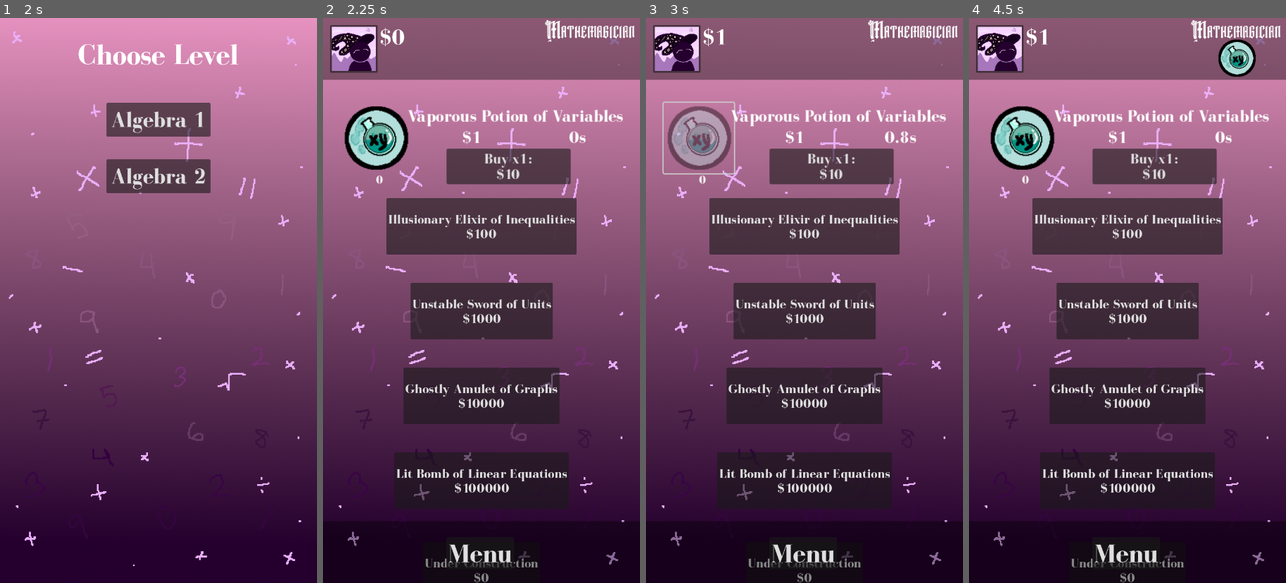
Above: before the commit, frames 1-4 (left to right).
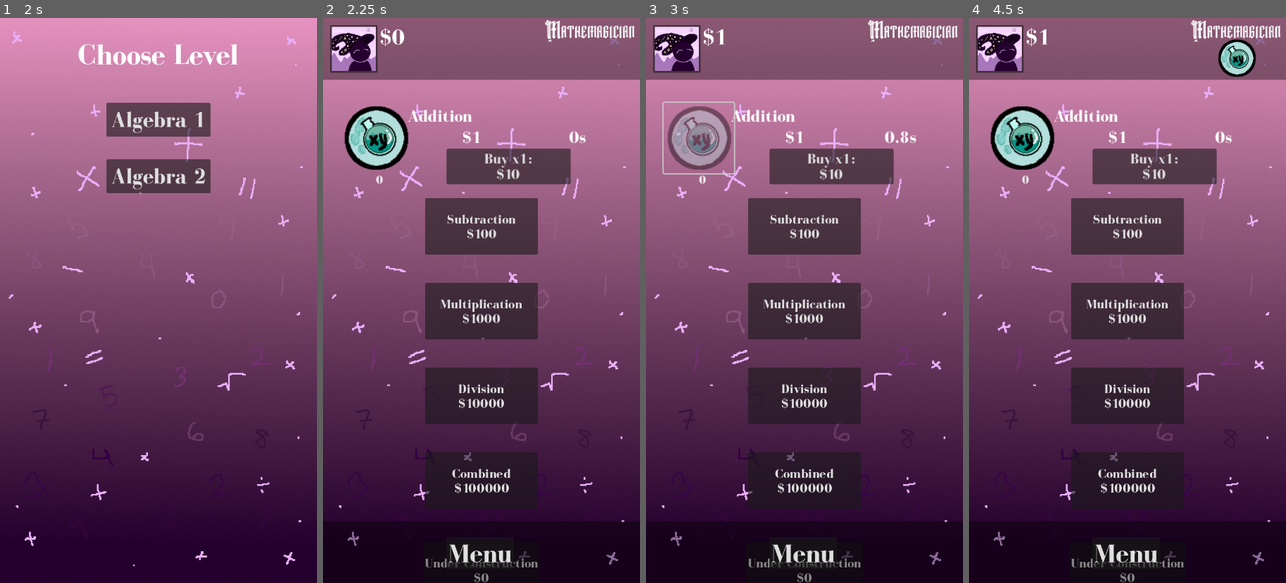
Above: after the commit, the same moments.

Repository: acdamstedt/1LProject_acdamstedt
Game: Godot game, scene res://main.tscn
The game is run twice, just before and just after one commit, with the same random seed, the same clock (stepped at 60 frames per second) and the same inputs.
Inputs (mouse positions are in pixels of both pictures, inside the frame that each line leads up to):
- Up to frame 1 (2 s): click "Start" at 0.5 s; click "Save Game 1" at 1.25 s
- Up to frame 2 (2.25 s): click "Algebra 1" at 2 s
- Up to frame 3 (3 s): click "Vaporous Potion of Variables" (after the commit: "Addition") at 2.75 s
- Up to frame 4 (4.5 s): click (1000, 46) at 3.5 s; click "X" at 4.25 s

Frame 1 is identical in both runs. In frame 2, 6.9% of the frame differs, in the area x 20-95%, y 16-86%; in frame 3, 6.9%; in frame 4, 6.9%.

Commit message:
Added math game features, added note files, new exports, etc

Diff:
--- a/Mathemagicians/algebra_1.gd
+++ b/Mathemagicians/algebra_1.gd
@@ -1,4 +1,7 @@
 # Algebra1
+
+# FIX numUpgrades
+# DO combined
 
 extends Node
 
@@ -8,8 +11,12 @@
 var pageNum = 1
 var correctAnswer
 
-var questionFile
-var answerFile
+#var questionFile
+#var answerFile
+
+var question
+var answer
+var answerFormat
 
 
 var currentClicker = []
@@ -19,22 +26,22 @@
 
 func _ready():
 	# Set up clickers
-	$Clicker1/ClickerTitle.text = "Vaporous Potion of Variables"
+	$Clicker1/ClickerTitle.text = "Addition" # "Vaporous Potion of Variables"
 	_clicker_setup($Clicker1, 1.4, 1, 10, 1.1, 1)
-	$Clicker2/ClickerTitle.text = "Illusionary Elixir of Inequalities"
+	$Clicker2/ClickerTitle.text = "Subtraction" # "Illusionary Elixir of Inequalities"
 	_clicker_setup($Clicker2, 1.5, 10, 50, 1.2, 2)
-	$Clicker3/ClickerTitle.text = "Unstable Sword of Units"
+	$Clicker3/ClickerTitle.text = "Multiplication" # "Unstable Sword of Units"
 	_clicker_setup($Clicker3, 1.6, 100, 500, 1.3, 3)
-	$Clicker4/ClickerTitle.text = "Ghostly Amulet of Graphs"
+	$Clicker4/ClickerTitle.text = "Division" # "Ghostly Amulet of Graphs"
 	_clicker_setup($Clicker4, 1.7, 1000, 5000, 1.4, 4)
-	$Clicker5/ClickerTitle.text = "Lit Bomb of Linear Equations"
+	$Clicker5/ClickerTitle.text = "Combined" # "Lit Bomb of Linear Equations"
 	_clicker_setup($Clicker5, 1.8, 10000, 10000, 1.4, 10)
 
 	# Set up new clickers
-	_newclicker_setup($NewClicker2, "Illusionary Elixir of Inequalities", 100)
-	_newclicker_setup($NewClicker3, "Unstable Sword of Units", 1000)
-	_newclicker_setup($NewClicker4, "Ghostly Amulet of Graphs", 10000)
-	_newclicker_setup($NewClicker5, "Lit Bomb of Linear Equations", 100000)
+	_newclicker_setup($NewClicker2, "Subtraction", 100)
+	_newclicker_setup($NewClicker3, "Multiplication", 1000)
+	_newclicker_setup($NewClicker4, "Division", 10000)
+	_newclicker_setup($NewClicker5, "Combined", 100000)
 
 
 func _process(delta): # While the scene (Algebra 1) is running
@@ -54,32 +61,51 @@
 	if !currentClicker.is_empty():
 		$HUD/SpecialClicker.icon = load(currentIcon.front())
 
-func _upgradeQuestion(clickerQuestions, clickerAnswers):
+func _upgradeQuestion(clickerQuestions, clickerAnswers, case):
 	if ($HUD.totalMoney - $Clicker1.upgradePrice) >= 0:
 		$UpgradeBackground.show()
 		$Question.show()
 		$Answer.show()
+		$AnswerFormat.show()
 		$ExitButton.show()
 
-		questionFile = FileAccess.open("res://QuestionBank/Algebra1/" + clickerQuestions + ".txt", FileAccess.READ)
-		answerFile = FileAccess.open("res://QuestionBank/Algebra1/" + clickerAnswers + ".txt", FileAccess.READ)
-
-		var questions = []
-		var answers = []
-
-		while not questionFile.eof_reached():
-			questions.append(questionFile.get_line())
-
-		while not answerFile.eof_reached():
-			answers.append(answerFile.get_line())
-
-		questionFile.close()
-		answerFile.close()
-
-		var index = randi() % (questions.size() - 1)
-
-		$Question.text = questions[index]
-		correctAnswer = answers[index]
+		match(case):
+			0: # Addition
+				_addition_question()
+			1: # Subtraction
+				_subtraction_question()
+			2: # Multiplication
+				_multiplication_question()
+			3: # Division
+				_division_question()
+			4: # Combined
+				_combined_question()
+			_:
+				print("Error in _upgradeQuestion")
+
+		$Question.text = question
+		correctAnswer = answer
+		$AnswerFormat.text = answerFormat
+
+#		questionFile = FileAccess.open("res://QuestionBank/Algebra1/" + clickerQuestions + ".txt", FileAccess.READ)
+#		answerFile = FileAccess.open("res://QuestionBank/Algebra1/" + clickerAnswers + ".txt", FileAccess.READ)
+
+#		var questions = []
+#		var answers = []
+
+#		while not questionFile.eof_reached():
+#			questions.append(questionFile.get_line())
+#
+#		while not answerFile.eof_reached():
+#			answers.append(answerFile.get_line())
+#
+#		questionFile.close()
+#		answerFile.close()
+
+#		var index = randi() % (questions.size() - 1)
+
+#		$Question.text = questions[index]
+#		correctAnswer = answers[index]
 	else:
 		$UpgradeBackground.show()
 		$ExitButton.show()
@@ -93,6 +119,7 @@
 	$Answer.hide()
 	$ExitButton.hide()
 	$Correct.hide()
+	$AnswerFormat.hide()
 	$Answer.text = ""
 
 func _on_answer_text_submitted(new_text):
@@ -101,10 +128,11 @@
 			$Clicker1.numUpgrades += 1
 			$HUD.totalMoney -= $Clicker1.upgradePrice
 			$Correct.show()
+			$Answer.hide()
 
 # Clicker 1
 func _on_clicker_1_on_upgrade_pressed():
-	_upgradeQuestion("Clicker1Questions", "Clicker1Answers")
+	_upgradeQuestion("Clicker1Questions", "Clicker1Answers", 0)
 
 func _on_clicker_1_pressed():
 	_clicker_function($Clicker1, $Clicker1/ClickerTimer)
@@ -115,7 +143,7 @@
 	_newclicker_function($NewClicker2, $Clicker2)
 
 func _on_clicker_2_on_upgrade_pressed():
-	_upgradeQuestion("Clicker2Questions", "Clicker2Answers")
+	_upgradeQuestion("Clicker2Questions", "Clicker2Answers", 1)
 
 func _on_clicker_2_pressed():
 	_clicker_function($Clicker2, $Clicker2/ClickerTimer)
@@ -126,7 +154,7 @@
 	_newclicker_function($NewClicker3, $Clicker3)
 
 func _on_clicker_3_on_upgrade_pressed():
-	_upgradeQuestion("Clicker3Questions", "Clicker3Answers")
+	_upgradeQuestion("Clicker3Questions", "Clicker3Answers", 2)
 
 func _on_clicker_3_pressed():
 	_clicker_function($Clicker3, $Clicker3/ClickerTimer)
@@ -137,7 +165,7 @@
 	_newclicker_function($NewClicker4, $Clicker4)
 
 func _on_clicker_4_on_upgrade_pressed():
-	_upgradeQuestion("Clicker4Questions", "Clicker4Answers")
+	_upgradeQuestion("Clicker4Questions", "Clicker4Answers", 3)
 
 func _on_clicker_4_pressed():
 	_clicker_function($Clicker4, $Clicker4/ClickerTimer)
@@ -148,7 +176,7 @@
 	_newclicker_function($NewClicker5, $Clicker5)
 
 func _on_clicker_5_on_upgrade_pressed():
-	_upgradeQuestion("Clicker5Questions", "Clicker5Answers")
+	_upgradeQuestion("Clicker5Questions", "Clicker5Answers", 4)
 
 func _on_clicker_5_pressed():
 	_clicker_function($Clicker5, $Clicker5/ClickerTimer)
@@ -224,6 +252,214 @@
 		if currentClicker.is_empty():
 			$HUD/SpecialClicker.hide()
 
+func _addition_question():
+	var randNum = randi() % 6
+	match (randNum):
+		0:
+			var int1 = (randi() % 9) + 1
+			var int2 = (randi() % 9) + 1
+			question = str(int1) + " + " + str(int2) + " = ?"
+			answer = str(int1 + int2)
+			answerFormat = "Answer Format: #"
+		1:
+			var int1 = (randi() % 99) + 1
+			var int2 = (randi() % 99) + 1
+			question = str(int1) + " + " + str(int2) + " = ?"
+			answer = str(int1 + int2)
+			answerFormat = "Answer Format: #"
+		2:
+			var int1 = (randi() % 99) + 1
+			var int2 = ((randi() % 9) + 1) * 10
+			question = str(int1) + " + " + str(int2) + " = ?"
+			answer = str(int1 + int2)
+			answerFormat = "Answer Format: #"
+		3:
+			var int1 = ((randi() % 99) + 1) * 10
+			var int2 = ((randi() % 99) + 1) * 10
+			question = str(int1) + " + " + str(int2) + " = ?"
+			answer = str(int1 + int2)
+			answerFormat = "Answer Format: #"
+		4:
+			var int1 = (randi() % 10)
+			var int2 = (randi() % 10)
+			question = str(int1) + " + " + str(int2) + " = ?"
+			answer = str(int1 + int2)
+			answerFormat = "Answer Format: #"
+		5:
+			var num1 = (randi() % 9) + 1
+			var num2 = (randi() % 9) + 1
+			var den
+			if (num1 > num2):
+				den = (randi() % (11 - num1)) + num1
+			else:
+				den = (randi() % (11 - num2)) + num2
+
+			question = str(num1) + "/" + str(den) + " + " + str(num2) + "/" + str(den) + " = ?"
+			answer = str(num1+num2) + "/" + str(den)
+			answerFormat = "AnswerFormat: #/#"
+		_:
+			print("Error in _addition_question")
+
+func _subtraction_question():
+	var randNum = randi() % 6
+	match (randNum):
+		0:
+			var int1 = (randi() % 9) + 1
+			var int2 = (randi() % 9) + 1
+			var bigNum
+			var smallNum
+			if (int1 > int2):
+				bigNum = int1
+				smallNum = int2
+			else:
+				bigNum = int2
+				smallNum = int1
+			question = str(bigNum) + " - " + str(smallNum) + " = ?"
+			answer = str(bigNum-smallNum)
+			answerFormat = "Answer Format: #"
+		1:
+			var int1 = (randi() % 99) + 1
+			var int2 = (randi() % 99) + 1
+			var bigNum
+			var smallNum
+			if (int1 > int2):
+				bigNum = int1
+				smallNum = int2
+			else:
+				bigNum = int2
+				smallNum = int1
+			question = str(bigNum) + " - " + str(smallNum) + " = ?"
+			answer = str(bigNum-smallNum)
+			answerFormat = "Answer Format: #"
+		2:
+			var int1 = (randi() % 99) + 1
+			var int2 = ((randi() % 9) + 1) * 10
+			var bigNum
+			var smallNum
+			if (int1 > int2):
+				bigNum = int1
+				smallNum = int2
+			else:
+				bigNum = int2
+				smallNum = int1
+			question = str(bigNum) + " - " + str(smallNum) + " = ?"
+			answer = str(bigNum-smallNum)
+			answerFormat = "Answer Format: #"
+		3:
+			var int1 = ((randi() % 99) + 1) * 10
+			var int2 = ((randi() % 99) + 1) * 10
+			var bigNum
+			var smallNum
+			if (int1 > int2):
+				bigNum = int1
+				smallNum = int2
+			else:
+				bigNum = int2
+				smallNum = int1
+			question = str(bigNum) + " - " + str(smallNum) + " = ?"
+			answer = str(bigNum-smallNum)
+			answerFormat = "Answer Format: #"
+		4:
+			var int1 = (randi() % 10)
+			var int2 = (randi() % 10)
+			var bigNum
+			var smallNum
+			if (int1 > int2):
+				bigNum = int1
+				smallNum = int2
+			else:
+				bigNum = int2
+				smallNum = int1
+			question = str(bigNum) + " - " + str(smallNum) + " = ?"
+			answer = str(bigNum-smallNum)
+			answerFormat = "Answer Format: #"
+		5:
+			var num1 = (randi() % 9) + 1
+			var num2 = (randi() % 9) + 1
+			var bigNum
+			var smallNum
+			var den
+			if (num1 > num2):
+				den = (randi() % (11 - num1)) + num1
+				bigNum = num1
+				smallNum = num2
+			else:
+				den = (randi() % (11 - num2)) + num2
+				bigNum = num2
+				smallNum = num1
+
+			question = str(bigNum) + "/" + str(den) + " - " + str(smallNum) + "/" + str(den) + " = ?"
+			answer = str(bigNum-smallNum) + "/" + str(den)
+			answerFormat = "AnswerFormat: #/#"
+		_:
+			print("Error in _subtraction_question")
+
+func _multiplication_question():
+	var randNum = randi() % 4
+	match (randNum):
+		0:
+			var int1 = (randi() % 12) + 1
+			var int2 = (randi() % 12) + 1
+			question = str(int1) + " * " + str(int2) + " = ?"
+			answer = str(int1 * int2)
+			answerFormat = "Answer Format: #"
+		1:
+			var int1 = (randi() % 12) + 1
+			var int2 = 10
+			question = str(int1) + " * " + str(int2) + " = ?"
+			answer = str(int1 * int2)
+			answerFormat = "Answer Format: #"
+		2:
+			var int1 = (randi() % 12) + 1
+			var int2 = 100
+			question = str(int1) + " * " + str(int2) + " = ?"
+			answer = str(int1 * int2)
+			answerFormat = "Answer Format: #"
+		3:
+			var int1 = (randi() % 12) + 1
+			var int2 = 0
+			question = str(int1) + " * " + str(int2) + " = ?"
+			answer = str(int1 * int2)
+			answerFormat = "Answer Format: #"
+		_:
+			print("Error in _multiplication_question")
+
+func _division_question():
+	var randNum = randi() % 2
+	match (randNum):
+		0:
+			var int1 = (randi() % 9) + 1
+			var int2 = (randi() % 9) + 1
+			var int3 = int1 * int2
+			question = str(int3) + " / " + str(int1) + " = ?"
+			answer = str(int2)
+			answerFormat = "Answer Format: #"
+		1:
+			var int1 = (randi() % 9) + 1
+			var int2 = ((randi() % 9) + 1) * 100
+			var int3 = int1 * int2
+			question = str(int3) + " / " + str(int2) + " = ?"
+			answer = str(int1)
+			answerFormat = "Answer Format: #"
+		_:
+			print("Error in _division_question")
+
+func _combined_question():
+	var randNum = randi() % 5
+	match (randNum):
+		0:
+			pass
+		1:
+			pass
+		2:
+			pass
+		3:
+			pass
+		4:
+			pass
+		_:
+			print("Error in _combined_question")
+
 # Timeouts
 
 func _on_clicker_1_clicker_timer_timout():
--- a/Mathemagicians/algebra_1.tscn
+++ b/Mathemagicians/algebra_1.tscn
@@ -366,7 +366,6 @@
 offset_bottom = 760.32
 theme_override_fonts/font = ExtResource("8_e4b7d")
 theme_override_font_sizes/font_size = 60
-text = "Hello"
 autowrap_mode = 2
 
 [node name="Answer" type="LineEdit" parent="."]
@@ -392,18 +391,29 @@
 
 [node name="Correct" type="Label" parent="."]
 visible = false
-offset_left = 72.0
-offset_top = 896.0
-offset_right = 271.0
-offset_bottom = 964.0
-theme_override_colors/font_color = Color(0, 0.862745, 0, 1)
+offset_left = 80.0
+offset_top = 992.0
+offset_right = 296.0
+offset_bottom = 1068.0
+theme_override_colors/font_shadow_color = Color(0.109804, 0.552941, 0, 1)
 theme_override_colors/font_outline_color = Color(0, 0, 0, 1)
+theme_override_constants/shadow_offset_x = 5
 theme_override_fonts/font = ExtResource("8_e4b7d")
 theme_override_font_sizes/font_size = 60
-text = "Correct"
+text = "Correct!"
 
 [node name="ClickSound" type="AudioStreamPlayer" parent="."]
 stream = ExtResource("12_ol2gl")
+
+[node name="AnswerFormat" type="Label" parent="."]
+visible = false
+offset_left = 72.0
+offset_top = 920.0
+offset_right = 387.0
+offset_bottom = 966.0
+theme_override_fonts/font = ExtResource("8_e4b7d")
+theme_override_font_sizes/font_size = 30
+text = "Answer Format: #"
 
 [connection signal="specialClickerPressed" from="HUD" to="." method="_on_hud_special_clicker_pressed"]
 [connection signal="clickerTimerTimout" from="Clicker1" to="." method="_on_clicker_1_clicker_timer_timout"]
@@ -438,4 +448,5 @@
 [connection signal="pressed" from="NewClicker14" to="." method="_on_new_clicker_5_pressed"]
 [connection signal="pressed" from="NewClicker15" to="." method="_on_new_clicker_2_pressed"]
 [connection signal="text_submitted" from="Answer" to="." method="_on_answer_text_submitted"]
+[connection signal="button_down" from="ExitButton" to="." method="_on_exit_button_button_down"]
 [connection signal="pressed" from="ExitButton" to="." method="_on_exit_button_pressed"]
Not shown, changed: Mathemagicians/QuestionBank/Algebra1/Clicker4Answers.txt
Not shown, changed: Mathemagicians/export_presets.cfg
Not shown, changed: .DS_Store
Not shown, changed: Current Game Exports/Mathemagicians_Linux.pck
Not shown, removed: Current Game Exports/Mathemagicians_Linux.sh
Not shown, changed: Current Game Exports/Mathemagicians_Linux.x86_64
Not shown, changed: Current Game Exports/Mathemagicians_Mac.dmg
Not shown, removed: Current Game Exports/Mathemagicians_Windows.console.exe
Not shown, changed: Current Game Exports/Mathemagicians_Windows.exe
Not shown, changed: Current Game Exports/Mathemagicians_Windows.pck
Not shown, added: Notes/1-s2.0-S0360131508000523-main.pdf
Not shown, added: Notes/BF02300540.pdf
(and 2 more such lines)
